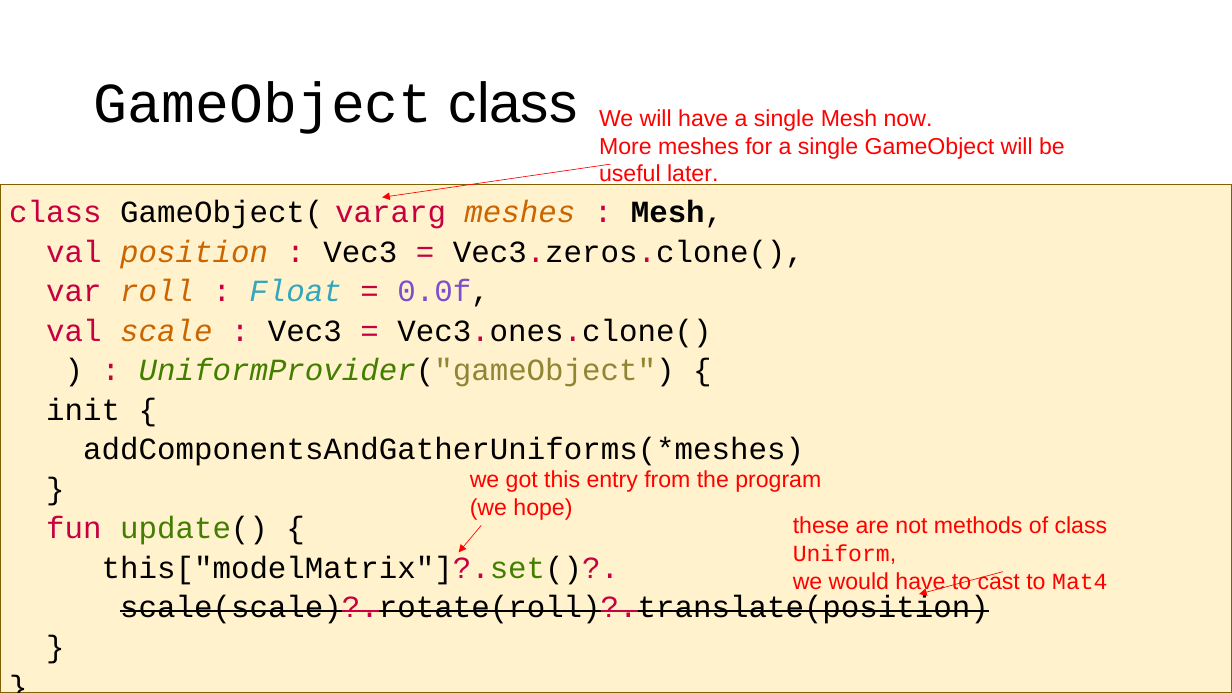
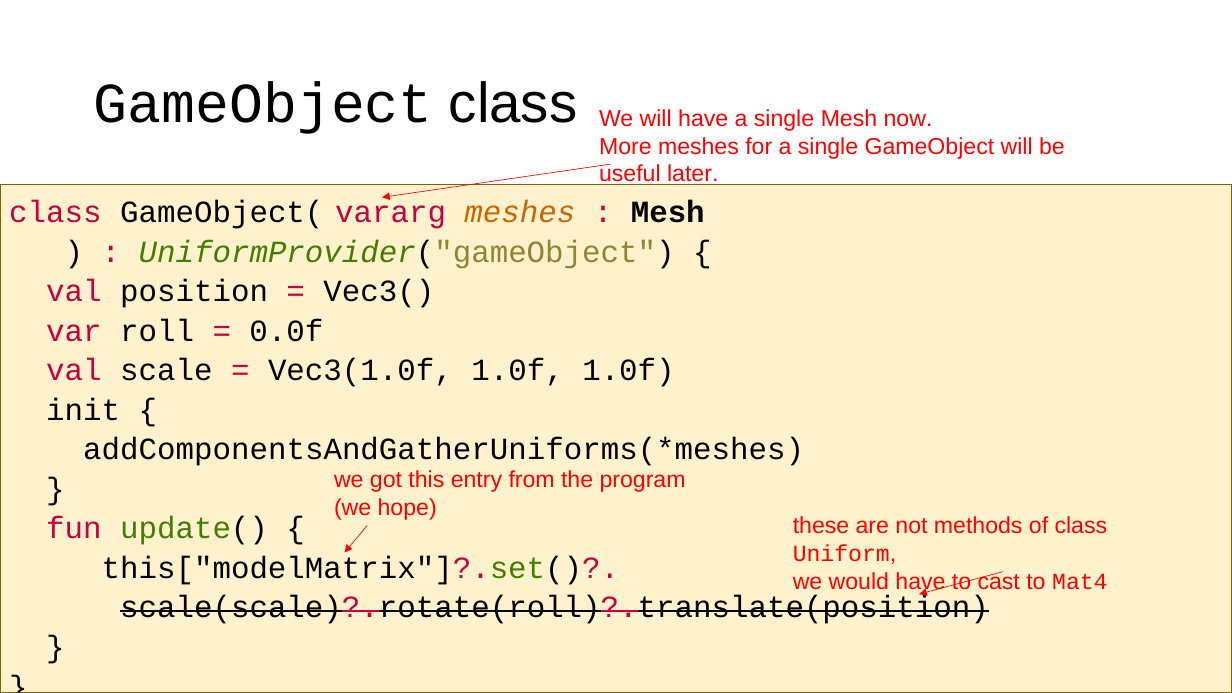
Before and after one commit to szecsi/kogfactory, a slide deck: slide 33 of projects/kog.020.030-gom/aitcg070 - Game Object Model.pptx. Drawn at 1232x693 pixels with LibreOffice and Linux fonts; fonts in the diff are those of the drawing. Boxes give left, top, right and bottom in pixels: in the first picture for what was removed or moved away, otherwise in the second. Text is boxed around its words. In the diff, an @@ line names an element or a change of style, - is before the commit and + after.

```diff
--- a/projects/kog.020.030-gom/aitcg070 - Game Object Model.pptx
+++ b/projects/kog.020.030-gom/aitcg070 - Game Object Model.pptx
@@ text at (9, 200, 705, 229): text changed @@
-class GameObject( vararg meshes : Mesh,
-val position : Vec3 = Vec3.zeros.clone(),
-var roll : Float = 0.0f,
-val scale : Vec3 = Vec3.ones.clone()
+class GameObject( vararg meshes : Mesh
@@ text at (46, 279, 674, 387): paragraphs added @@
+val position = Vec3()
+var roll = 0.0f
+val scale = Vec3(1.0f, 1.0f, 1.0f)
@@ text "we got this entry from ...": place and size @@
-text "we got this entry from ..." at (470, 470, 821, 520)
+text "we got this entry from ..." at (334, 470, 686, 520)
@@ arrow moved from (482, 526) - (458, 553) to (367, 526) - (345, 553) @@
```
Also in this commit, not shown: 5 other slides changed, 1 slide removed, 8 other files.
